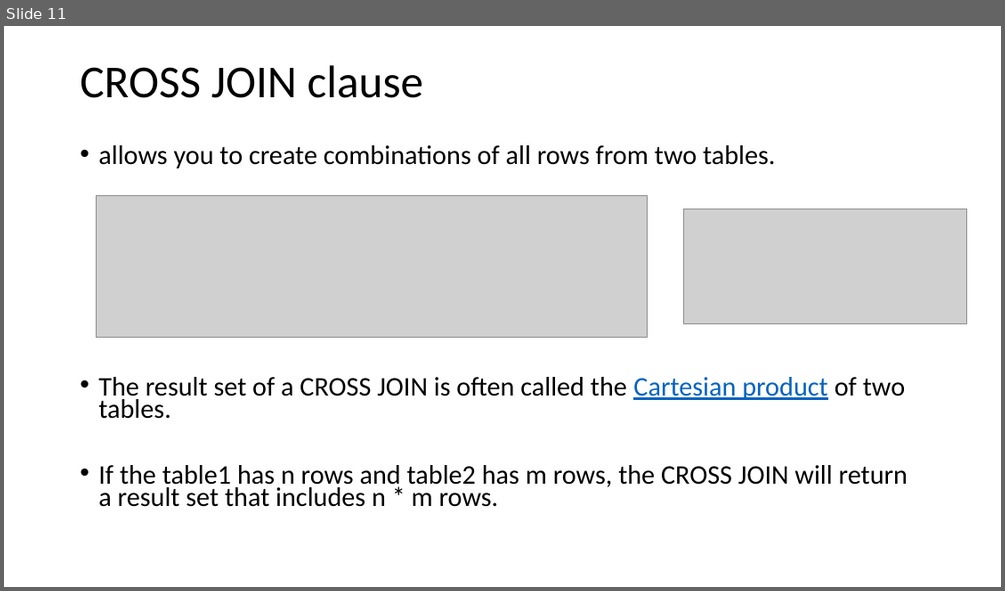
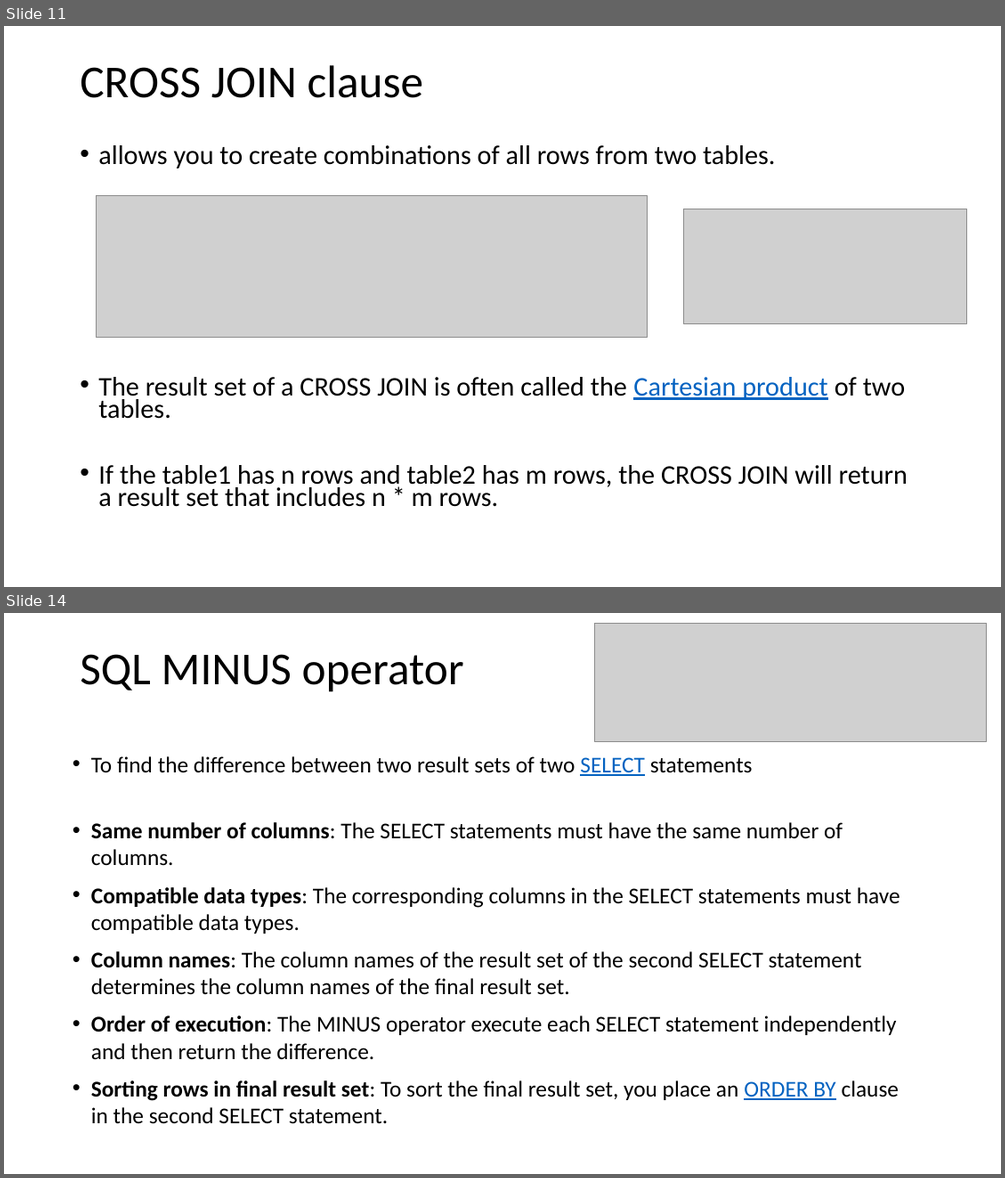
Before and after one commit to ramoji4b5/SQL-Training, a slide deck: Day 6.pptx. Shown one above the other, each under a label of ours: slide 11 before the commit, slides 11 and 14 after it; the slides between them are not shown. The pictures are 1005x591 and 1005x1178 pixels, drawn with LibreOffice and Linux fonts; fonts in the diff are those of the drawing; grey boxes stand for pictures. Boxes give left, top, right and bottom in pixels: in the first picture for what was removed or moved away, otherwise in the second. Text is boxed around its words. In the diff, an @@ line names an element or a change of style, - is before the commit and + after.

```diff
--- a/Day 6.pptx
+++ b/Day 6.pptx
@@ slide 14 added at (4, 613, 1001, 1174), background #FFFFFF @@
@@ picture added at (595, 623, 987, 742) @@
@@ title added at (80, 654, 464, 692), 44 pt, text #000000 @@
+SQL MINUS operator
@@ text added at (91, 756, 900, 1124), 21.7 pt, text #000000 @@
+• To find the difference between two result sets of two SELECT statements
+• Same number of columns: The SELECT statements must have the same number of columns.
+• Compatible data types: The corresponding columns in the SELECT statements must have compatible data types.
+• Column names: The column names of the result set of the second SELECT statement determines the column names of the final result set.
+• Order of execution: The MINUS operator execute each SELECT statement independently and then return the difference.
+• Sorting rows in final result set: To sort the final result set, you place an ORDER BY clause in the second SELECT statement.
```
Also in this commit, not shown: 1 slide changed, 2 other slides added, 1 other file.
